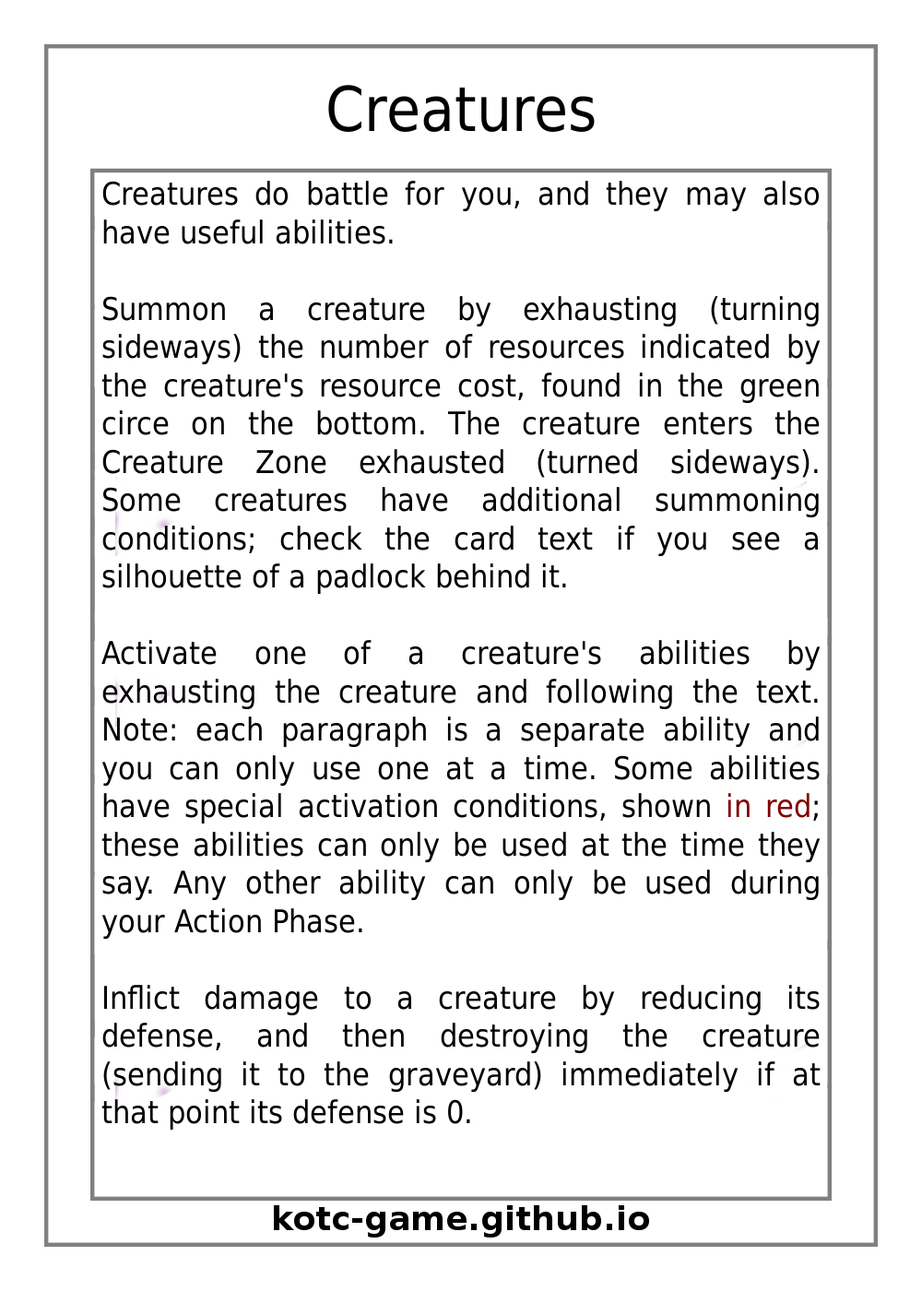
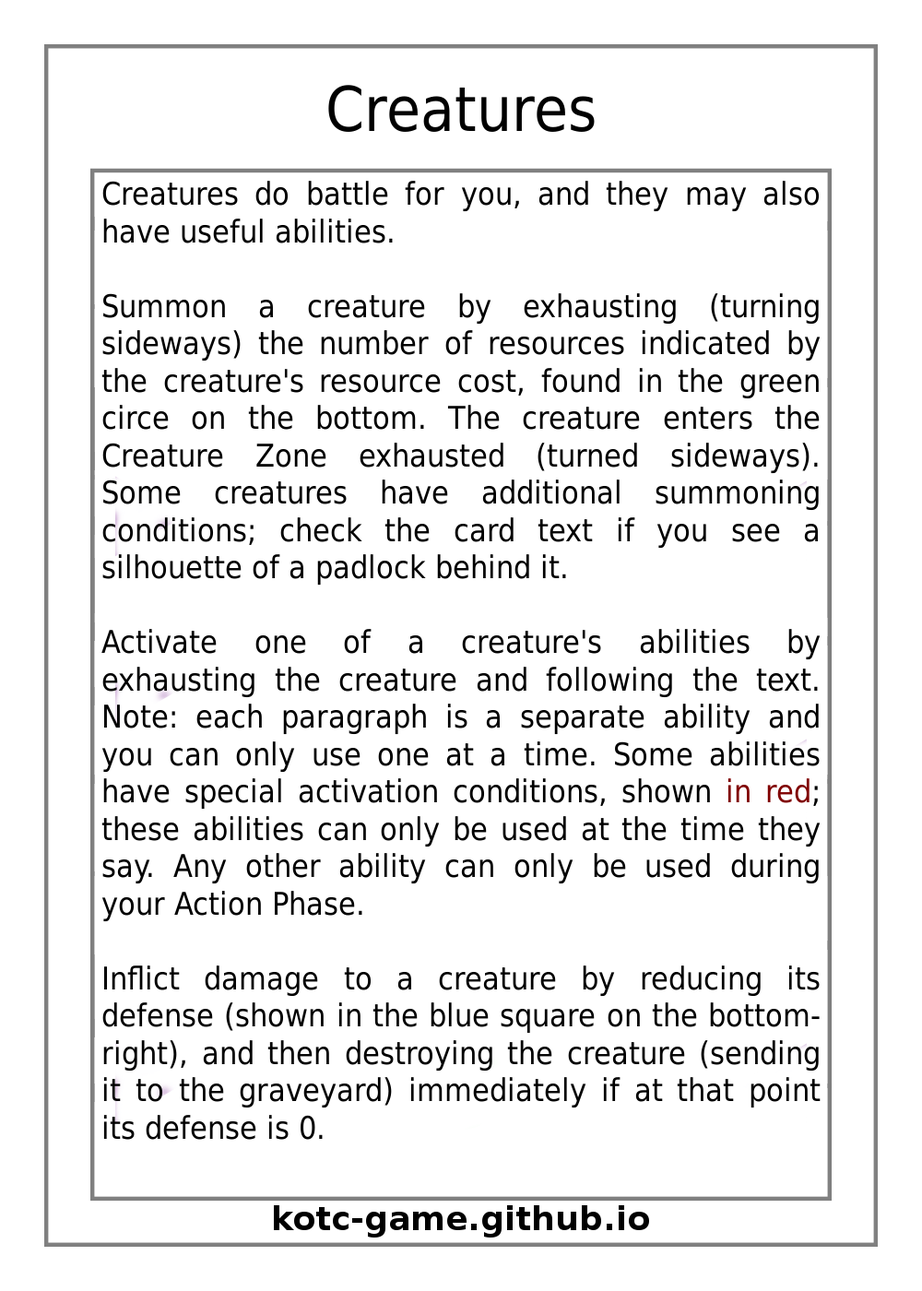
Layered file, before and after one edit (922 x 1291). Changes by layer:
painted on "Effect Text" over [101, 218, 822, 1141]
